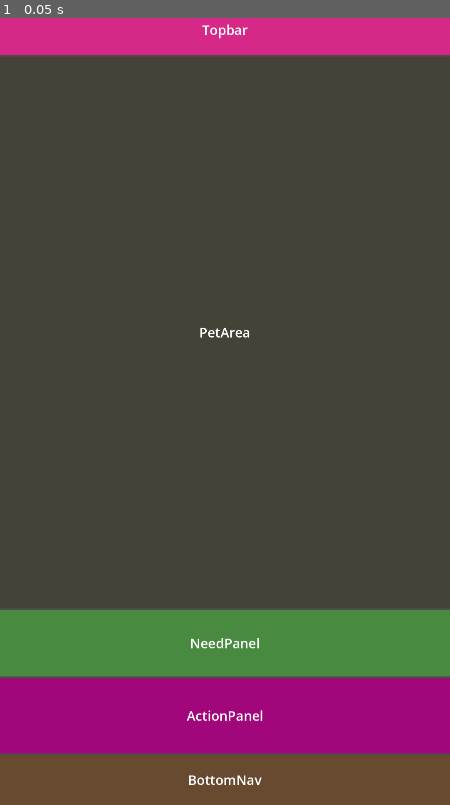
Above: before the commit, frame 1.
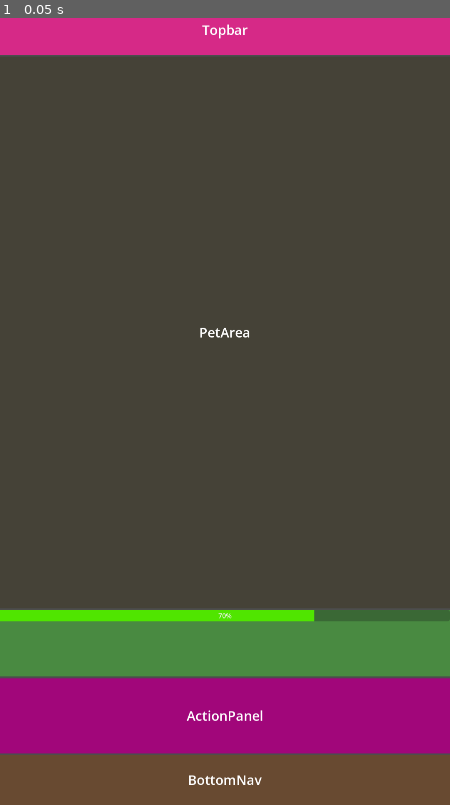
Above: after the commit, the same moment.

Repository: mboracingoz/Hatchi
Game: Godot game, scene res://Scenes/main.tscn
The game is run twice, just before and just after one commit, with the same random seed, the same clock (stepped at 60 frames per second) and the same inputs. This scene is started directly instead of the project's main scene.
Inputs:
- Up to frame 1 (0.05 s): no input

The runs differ from the first frame. In frame 1, 1.5% of the frame differs, in the area x 0-100%, y 75-81%.
Error after the commit: Invalid access to property or key 'current_value' on a base object of type 'Nil'. (res://Core/ui/hunger_bar.gd:18)

Commit message:
Added initial hunger decay logic and connect need system to UI

Diff:
--- /dev/null
+++ b/Core/ui/hunger_bar.gd
@@ -0,0 +1,23 @@
+extends ProgressBar
+
+@onready var need_system = get_tree().get_first_node_in_group("need_system")
+
+func _ready() -> void:
+	print("HungerBar _ready")
+
+	min_value = 0
+	max_value = 100
+
+	if need_system == null:
+		push_warning("NeedSystem not found.")
+		return
+
+	print("NeedSystem found: ", need_system.name)
+
+	need_system.hunger_changed.connect(_on_hunger_changed)
+	value = need_system.hunger.current_value
+	print("Initial bar value: ", value)
+
+func _on_hunger_changed(new_value: float) -> void:
+	value = new_value
+	print("UI UPDATE: ", new_value)
--- a/Scenes/main.tscn
+++ b/Scenes/main.tscn
@@ -1,4 +1,7 @@
 [gd_scene format=3 uid="uid://cf8880oauocta"]
+
+[ext_resource type="Script" uid="uid://cteujr11q1xgj" path="res://Core/ui/hunger_bar.gd" id="1_jjgbg"]
+[ext_resource type="Script" uid="uid://b7ok3fon2vgs7" path="res://Systems/Needs/need_system.gd" id="2_bo1nx"]
 
 [sub_resource type="StyleBoxFlat" id="StyleBoxFlat_7u77a"]
 bg_color = Color(0.8370726, 0.16217735, 0.5312259, 1)
@@ -8,6 +11,9 @@
 
 [sub_resource type="StyleBoxFlat" id="StyleBoxFlat_bo1nx"]
 bg_color = Color(0.28485528, 0.5414254, 0.25359923, 1)
+
+[sub_resource type="StyleBoxFlat" id="StyleBoxFlat_kry3j"]
+bg_color = Color(0.31222314, 0.89679396, 0, 1)
 
 [sub_resource type="StyleBoxFlat" id="StyleBoxFlat_8gbba"]
 bg_color = Color(0.6298799, 0.025875766, 0.4792717, 1)
@@ -55,12 +61,15 @@
 layout_mode = 2
 theme_override_styles/panel = SubResource("StyleBoxFlat_bo1nx")
 
-[node name="Label" type="Label" parent="RootLayout/NeedPanel" unique_id=1565321057]
+[node name="NeedsContainer" type="HBoxContainer" parent="RootLayout/NeedPanel" unique_id=1351172576]
 layout_mode = 2
-theme_override_font_sizes/font_size = 32
-text = "NeedPanel"
-horizontal_alignment = 1
-vertical_alignment = 1
+
+[node name="HungerBar" type="ProgressBar" parent="RootLayout/NeedPanel/NeedsContainer" unique_id=631897409]
+layout_mode = 2
+size_flags_horizontal = 3
+theme_override_styles/fill = SubResource("StyleBoxFlat_kry3j")
+value = 70.0
+script = ExtResource("1_jjgbg")
 
 [node name="ActionPanel" type="PanelContainer" parent="RootLayout" unique_id=1750072569]
 custom_minimum_size = Vector2(0, 180)
@@ -85,3 +94,6 @@
 text = "BottomNav"
 horizontal_alignment = 1
 vertical_alignment = 1
+
+[node name="NeedSystem" type="Node" parent="." unique_id=1651019410 groups=["need_system"]]
+script = ExtResource("2_bo1nx")
--- /dev/null
+++ b/Systems/Needs/NeedsStat.gd
@@ -0,0 +1,18 @@
+class_name NeedStat
+extends Resource
+
+@export var id: StringName
+@export_range(0.0, 100.0) var current_value: float = 100.0
+@export_range(0.0, 100.0) var max_value: float = 100.0
+@export var decay_per_second: float = 0.0
+
+func decrease(delta_seconds: float) -> void:
+	current_value = max(current_value - decay_per_second * delta_seconds, 0.0)
+
+func increase(amount: float) -> void:
+	current_value = min(current_value + amount, max_value)
+
+func get_normalized() -> float:
+	if max_value <= 0.0:
+		return 0.0
+	return current_value / max_value
--- /dev/null
+++ b/Systems/Needs/need_system.gd
@@ -0,0 +1,37 @@
+extends Node
+
+signal hunger_changed(value: float)
+
+var hunger: NeedStat
+
+func _ready() -> void:
+	hunger = NeedStat.new()
+	hunger.id = &"hunger"
+	hunger.max_value = 100.0
+	hunger.current_value = 70.0
+	hunger.decay_per_second = 1.0
+
+	_emit_hunger_changed()
+
+
+func _process(delta: float) -> void:
+	if hunger == null:
+		return
+
+	var previous_value: float = hunger.current_value
+	hunger.decrease(delta)
+
+	if !is_equal_approx(previous_value, hunger.current_value):
+		_emit_hunger_changed()
+		print("Hunger current value: ", hunger.current_value)
+
+
+func feed(amount: float) -> void:
+	if hunger == null:
+		return
+
+	hunger.increase(amount)
+	_emit_hunger_changed()
+
+func _emit_hunger_changed() -> void:
+	hunger_changed.emit(hunger.current_value)
Not shown, added: Core/ui/hunger_bar.gd.uid
Not shown, added: Systems/Needs/NeedsStat.gd.uid
Not shown, added: Systems/Needs/need_system.gd.uid
